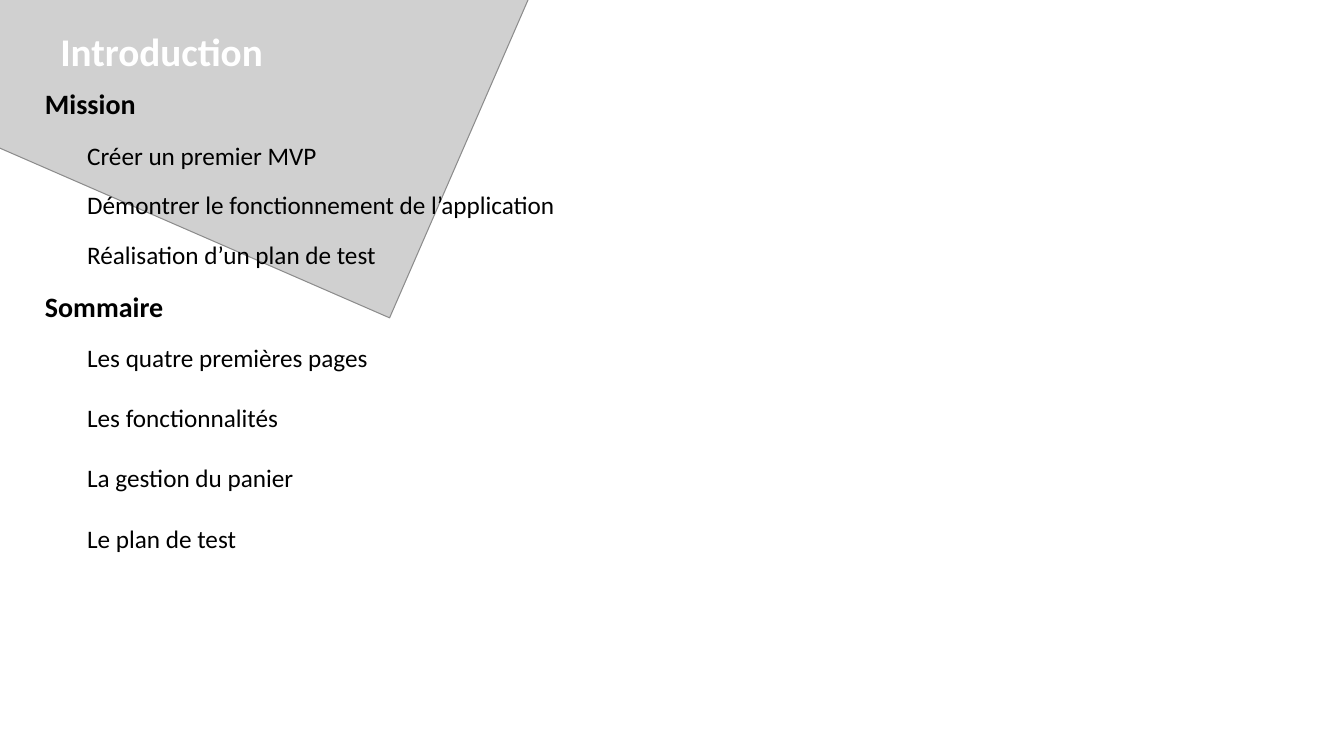
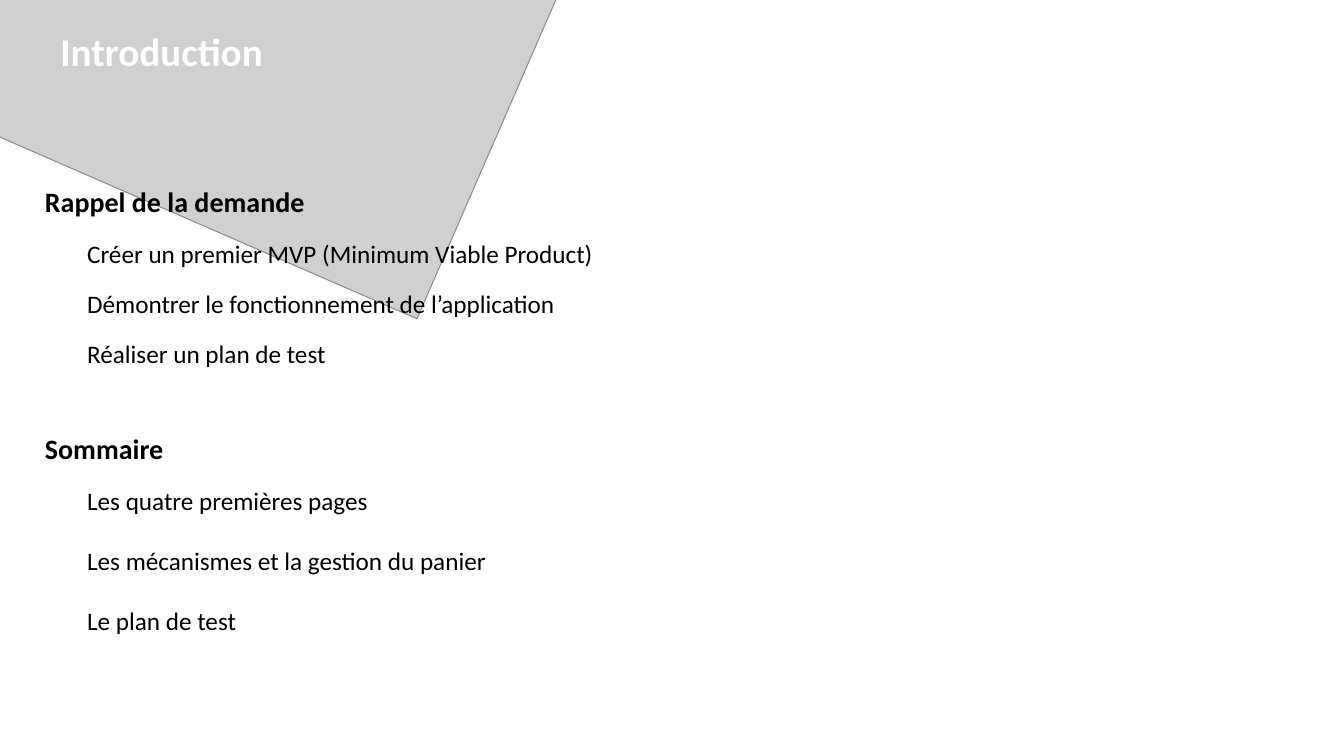
Before and after one commit to jereMYltar/jeremy_mergoud_5_13042021, a slide deck: slide 3 of P5_JeremyMERGOUD_Présentation.pptx. Drawn at 1344x756 pixels with LibreOffice and Linux fonts; fonts in the diff are those of the drawing; grey boxes stand for pictures. Boxes give left, top, right and bottom in pixels: in the first picture for what was removed or moved away, otherwise in the second. Text is boxed around its words. In the diff, an @@ line names an element or a change of style, - is before the commit and + after.

```diff
--- a/P5_JeremyMERGOUD_Présentation.pptx
+++ b/P5_JeremyMERGOUD_Présentation.pptx
@@ picture: place and size @@
-picture at box(0, 0, 691, 318)
+picture at box(0, 0, 671, 318)
@@ text at box(45, 189, 304, 219): text changed @@
-Mission
+Rappel de la demande
@@ text at box(87, 243, 593, 270): text changed @@
-Créer un premier MVP
+Créer un premier MVP (Minimum Viable Product)
@@ text "Démontrer le fonctionnement de l’application": place and size @@
-text "Démontrer le fonctionnement de l’application" at box(87, 194, 554, 221)
+text "Démontrer le fonctionnement de l’application" at box(87, 292, 554, 319)
@@ text at box(87, 345, 326, 367): text changed @@
-Réalisation d’un plan de test
+Réaliser un plan de test
@@ text removed at box(87, 409, 278, 428) @@
-Les fonctionnalités
@@ text "Sommaire": place and size @@
-text "Sommaire" at box(45, 297, 163, 318)
+text "Sommaire" at box(45, 439, 163, 460)
@@ text "Les quatre premières pages": place and size @@
-text "Les quatre premières pages" at box(87, 349, 367, 372)
+text "Les quatre premières pages" at box(87, 492, 367, 515)
@@ text at box(87, 552, 486, 575): text changed @@
-La gestion du panier
+Les mécanismes et la gestion du panier
@@ text "Le plan de test": place and size @@
-text "Le plan de test" at box(87, 530, 236, 552)
+text "Le plan de test" at box(87, 612, 236, 634)
```
Also in this commit, not shown: 6 other slides changed, 1 slide removed, 7 other files.
